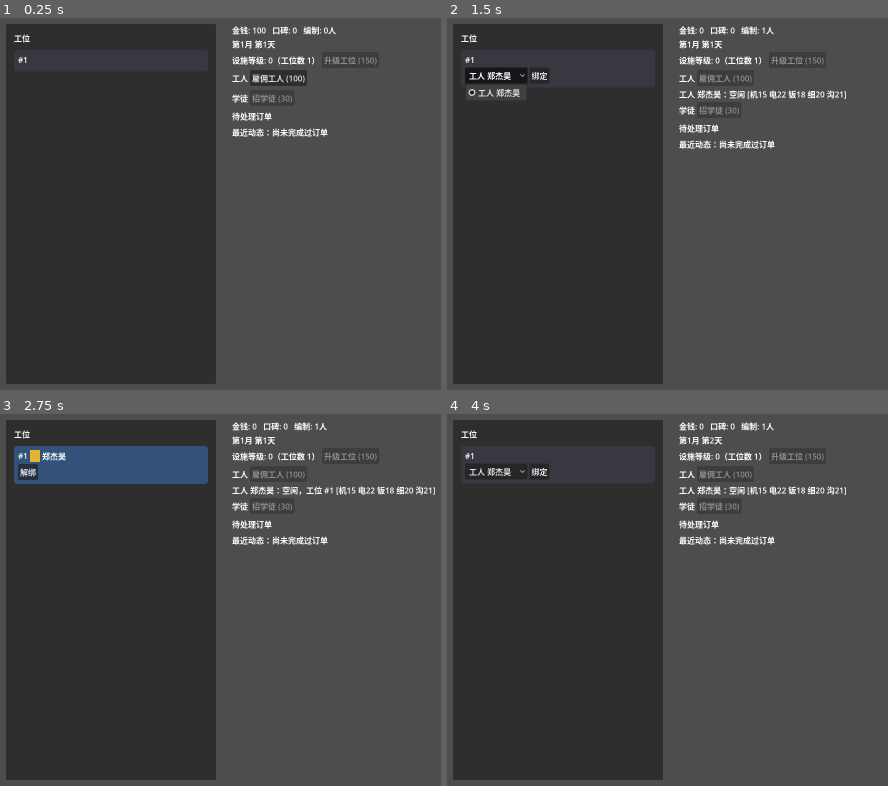
Above: before the commit, frames 1-4 (two rows, left to right).
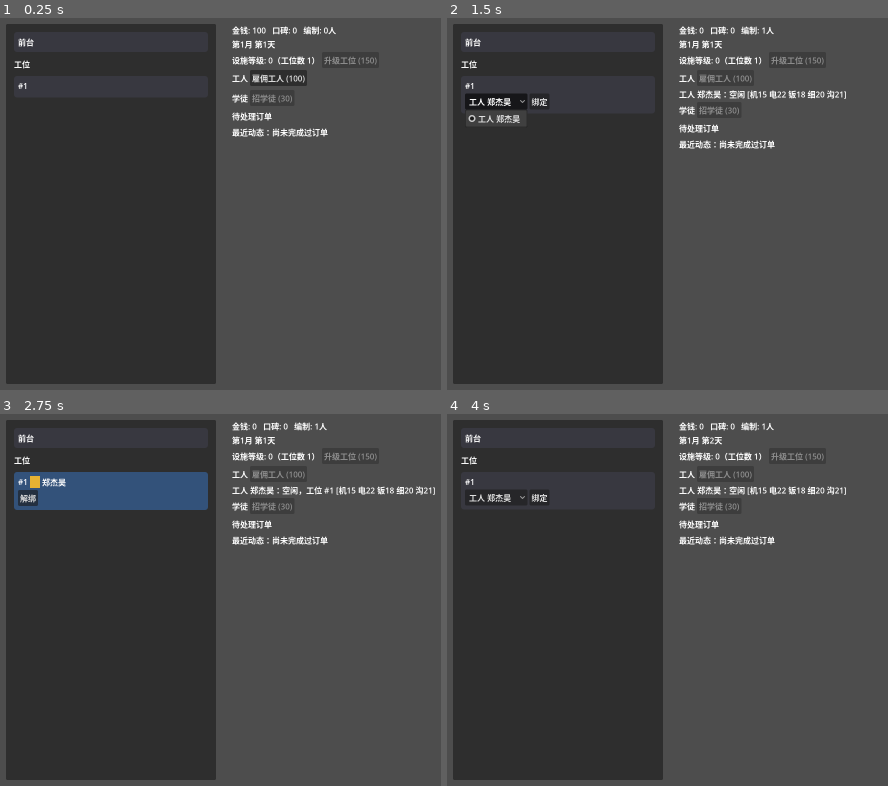
Above: after the commit, the same moments.

Repository: XinLiucc/cocos-game-project
Game: Godot game, scene res://scenes/Main.tscn
Two runs of this game, one before a commit and one after it. Both use one fixed random seed, a clock stepped at 60 frames per second and the inputs below.
Inputs (mouse positions are in pixels of both pictures, inside the frame that each line leads up to):
- Up to frame 1 (0.25 s): no input
- Up to frame 2 (1.5 s): click "雇佣工人 (100)" at 0.5 s; click "工人 郑杰昊" at 1.25 s
- Up to frame 3 (2.75 s): click "绑定" at 2 s
- Up to frame 4 (4 s): click "解绑" at 2.75 s; tap Enter at 3.5 s; move the mouse to (outside the picture) at 3.52 s; hold D from 3.53 s (still down); tap B at 3.6 s; click (outside the picture) at 3.67 s; tap Space at 3.77 s

The runs differ from the first frame. In frame 1, 0.2% of the frame differs, in the area x 3-8%, y 4-20%; in frame 2, 1.2%; in frame 3, 6.3%, in the area x 3-48%, y 4-26%; in frame 4, 0.5%.

Commit message:
Add front-desk counter visualization
Front desk is a binary on-duty switch, not a slotted station, so it
gets its own fixed counter bar instead of the repair-station slot
shape: dim/gold two-state panel with on-duty apprentices shown as
reused token+name badges.

Diff:
--- a/car_repair_shop/scripts/Main.gd
+++ b/car_repair_shop/scripts/Main.gd
@@ -35,6 +35,11 @@
 const STATION_COLOR_WORKING := Color(0.18, 0.42, 0.28)
 const WORKER_TOKEN_COLOR := Color(0.90, 0.70, 0.20)
 const APPRENTICE_TOKEN_COLOR := Color(0.55, 0.85, 0.95)
+# 2026-09-02：前台是二元开关（front_desk_on_duty），没有坑位数/进行中订单/进度条这些概念，
+# 不套工位盒子的三态样式，改成固定的"柜台"一条：只有关/开两态（暗灰/暖金），在岗学徒
+# 显示成色块+名字挂在柜台上，人数不固定但只增不减
+const FRONT_DESK_COLOR_OFF := Color(0.22, 0.22, 0.25)
+const FRONT_DESK_COLOR_ON := Color(0.55, 0.42, 0.12)
 
 @onready var money_label: Label = $UIRoot/Margin/Layout/UI/MoneyLabel
 @onready var facility_label: Label = $UIRoot/Margin/Layout/UI/FacilityRow/FacilityLabel
@@ -44,6 +49,7 @@
 @onready var worker_list_container: VBoxContainer = $UIRoot/Margin/Layout/UI/WorkerListContainer
 @onready var hire_apprentice_button: Button = $UIRoot/Margin/Layout/UI/ApprenticeHeaderRow/HireApprenticeButton
 @onready var apprentice_list_container: VBoxContainer = $UIRoot/Margin/Layout/UI/ApprenticeListContainer
+@onready var floor_vbox: VBoxContainer = $UIRoot/Margin/Layout/StationFloorPanel/FloorMargin/FloorVBox
 @onready var station_slots_container: VBoxContainer = $UIRoot/Margin/Layout/StationFloorPanel/FloorMargin/FloorVBox/StationSlotsContainer
 @onready var order_list_container: VBoxContainer = $UIRoot/Margin/Layout/UI/OrderListContainer
 @onready var result_label: Label = $UIRoot/Margin/Layout/UI/ResultLabel
@@ -69,6 +75,13 @@
 var _order_rows: Array[Dictionary] = []
 # 三态面板底色，_ready() 里按 STATION_COLOR_* 常量建一次，索引即 visual_state
 var _station_style_by_state: Array[StyleBoxFlat] = []
+# 前台柜台的关/开两态底色，同上按引用整体替换
+var _front_desk_style_by_state: Array[StyleBoxFlat] = []
+# 前台柜台：{"panel":PanelContainer, "badges_container":HBoxContainer, "visual_state":-1}
+var _front_desk_panel: Dictionary = {}
+# 在岗前台学徒的色块+名字，按 game_state.apprentices() 下标复用（学徒只增不减，下标稳定），
+# 不是前台赛道/未转正的学徒对应行直接隐藏
+var _front_desk_badge_rows: Array[Dictionary] = []
 # 单次操作里 game_state 信号可能连环触发好几次 _update_all()（比如接单要连续
 # set_employee_busy 师傅+学徒两次），改成只打脏标记、_process() 里每帧最多重建一次列表，
 # 避免一次点击引发好几倍的列表重建（这是"点接单修车卡顿"的根因）
@@ -84,6 +97,17 @@
 		style.corner_radius_bottom_left = 6
 		style.corner_radius_bottom_right = 6
 		_station_style_by_state.append(style)
+	for color in [FRONT_DESK_COLOR_OFF, FRONT_DESK_COLOR_ON]:
+		var style := StyleBoxFlat.new()
+		style.bg_color = color
+		style.corner_radius_top_left = 6
+		style.corner_radius_top_right = 6
+		style.corner_radius_bottom_left = 6
+		style.corner_radius_bottom_right = 6
+		_front_desk_style_by_state.append(style)
+	_front_desk_panel = _create_front_desk_panel()
+	floor_vbox.add_child(_front_desk_panel["panel"])
+	floor_vbox.move_child(_front_desk_panel["panel"], 0)
 	order_spawn_timer = Timer.new()
 	order_spawn_timer.wait_time = ORDER_SPAWN_INTERVAL_BY_TIER[0]
 	order_spawn_timer.autostart = true
@@ -710,6 +734,76 @@
 	entry["available_worker_ids"] = available_worker_ids
 
 
+func _create_front_desk_panel() -> Dictionary:
+	# 柜台是固定的一条（不随人数变多），跟工位盒子同款的 PanelContainer+MarginContainer 外壳，
+	# 但只有关/开两态、没有坑位数/进度条概念；在岗学徒的色块+名字挂在 badges_container 里
+	var panel := PanelContainer.new()
+	panel.mouse_filter = Control.MOUSE_FILTER_IGNORE
+	panel.add_theme_stylebox_override("panel", _front_desk_style_by_state[0])
+
+	var margin := MarginContainer.new()
+	margin.mouse_filter = Control.MOUSE_FILTER_IGNORE
+	for side in ["left", "top", "right", "bottom"]:
+		margin.add_theme_constant_override("margin_%s" % side, 8)
+	panel.add_child(margin)
+
+	var row := HBoxContainer.new()
+	row.mouse_filter = Control.MOUSE_FILTER_IGNORE
+	margin.add_child(row)
+
+	var title_label := Label.new()
+	title_label.text = "前台"
+	title_label.mouse_filter = Control.MOUSE_FILTER_IGNORE
+	row.add_child(title_label)
+
+	var badges_container := HBoxContainer.new()
+	badges_container.mouse_filter = Control.MOUSE_FILTER_IGNORE
+	row.add_child(badges_container)
+
+	return {"panel": panel, "badges_container": badges_container, "visual_state": -1}
+
+
+func _create_front_desk_badge(badges_container: HBoxContainer) -> Dictionary:
+	var row := HBoxContainer.new()
+	row.visible = false
+	row.mouse_filter = Control.MOUSE_FILTER_IGNORE
+	var token := ColorRect.new()
+	token.custom_minimum_size = Vector2(12, 12)
+	token.color = APPRENTICE_TOKEN_COLOR
+	token.mouse_filter = Control.MOUSE_FILTER_IGNORE
+	row.add_child(token)
+	var name_label := Label.new()
+	name_label.mouse_filter = Control.MOUSE_FILTER_IGNORE
+	row.add_child(name_label)
+	badges_container.add_child(row)
+	return {"row": row, "label": name_label}
+
+
+func _update_front_desk_panel() -> void:
+	var state := 1 if game_state.front_desk_on_duty() else 0
+	if state != _front_desk_panel["visual_state"]:
+		(_front_desk_panel["panel"] as PanelContainer).add_theme_stylebox_override("panel", _front_desk_style_by_state[state])
+		_front_desk_panel["visual_state"] = state
+
+	var badges_container: HBoxContainer = _front_desk_panel["badges_container"]
+	var apprentices: Array[Dictionary] = game_state.apprentices()
+	for i in range(apprentices.size()):
+		var a: Dictionary = apprentices[i]
+		var entry: Dictionary
+		if i < _front_desk_badge_rows.size():
+			entry = _front_desk_badge_rows[i]
+		else:
+			entry = _create_front_desk_badge(badges_container)
+			_front_desk_badge_rows.append(entry)
+
+		var on_duty: bool = a.get("track", "") == "front_desk" and a.get("qualified", false)
+		(entry["row"] as HBoxContainer).visible = on_duty
+		if on_duty:
+			var name_label: Label = entry["label"]
+			if name_label.text != a["name"]:
+				name_label.text = a["name"]
+
+
 func _create_station_slot(i: int) -> Dictionary:
 	# 工位插槽是一个盒子（PanelContainer 背景色随三态切换），里面依次是：状态行
 	# （编号+工人色块+工人名+带教学徒小色块+车辆色块+倒计时）、进度条、绑定/分配操作区
@@ -852,5 +946,6 @@
 	_update_labels()
 	_update_worker_list()
 	_update_apprentice_list()
+	_update_front_desk_panel()
 	_update_station_floor()
 	_update_pending_order_list()
